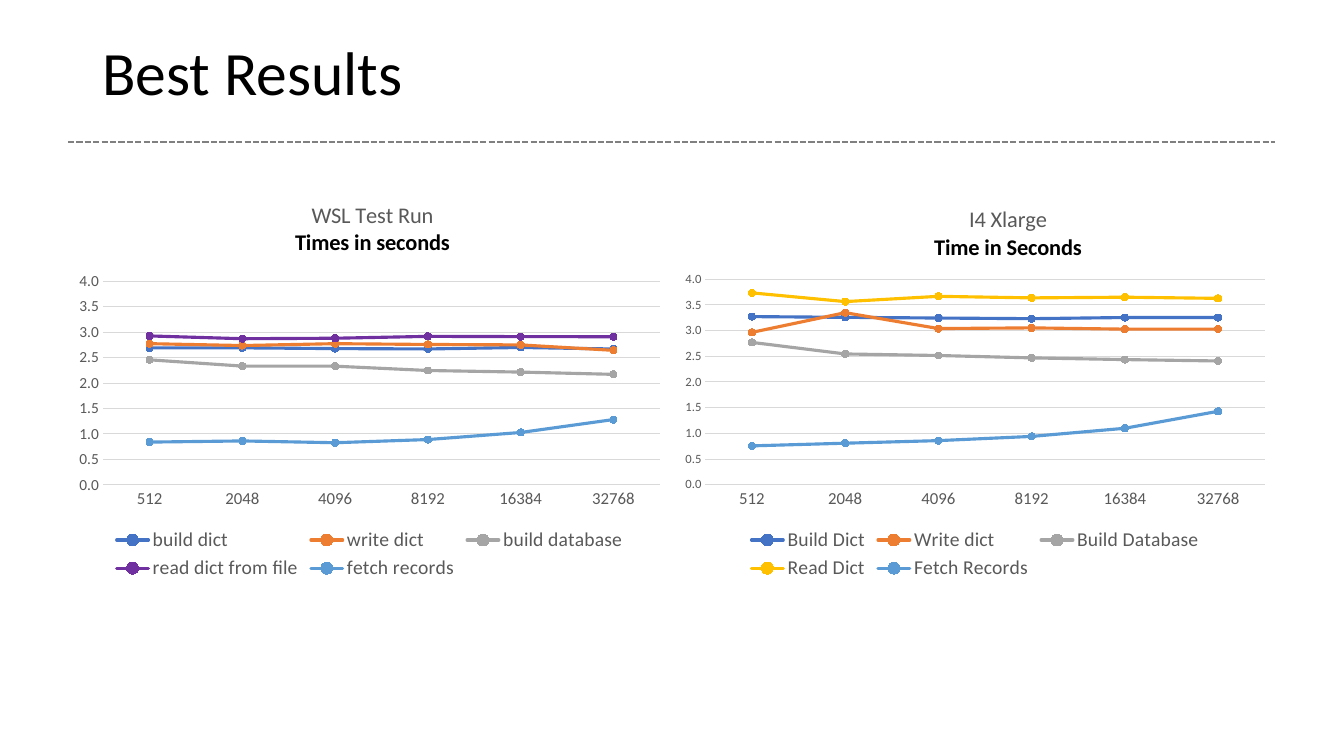
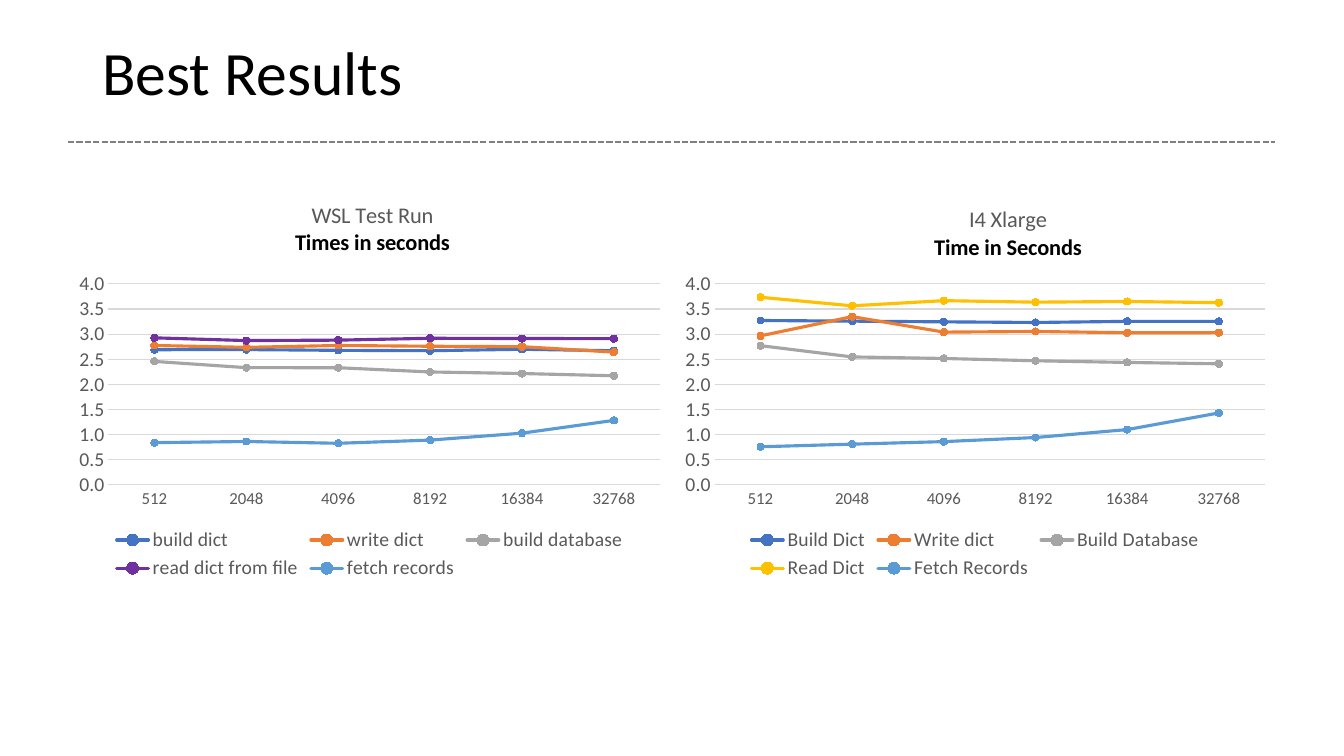
Before and after one commit to glenntu15/BuildVoterDatabase, a slide deck: slide 14 of Proj_presentation.pptx. Drawn at 1344x756 pixels with LibreOffice and Linux fonts; fonts in the diff are those of the drawing. Boxes give left, top, right and bottom in pixels: in the first picture for what was removed or moved away, otherwise in the second. Text is boxed around its words. In the diff, an @@ line names an element or a change of style, - is before the commit and + after.

```diff
--- a/Proj_presentation.pptx
+++ b/Proj_presentation.pptx
@@ line chart at [68, 186, 673, 584] @@
@@ value axis changed @@
@@ line chart at [674, 186, 1277, 584] @@
@@ value axis changed @@
```
Also in this commit, not shown: 4 other slides changed, 2 slides added, 1 slide removed.
